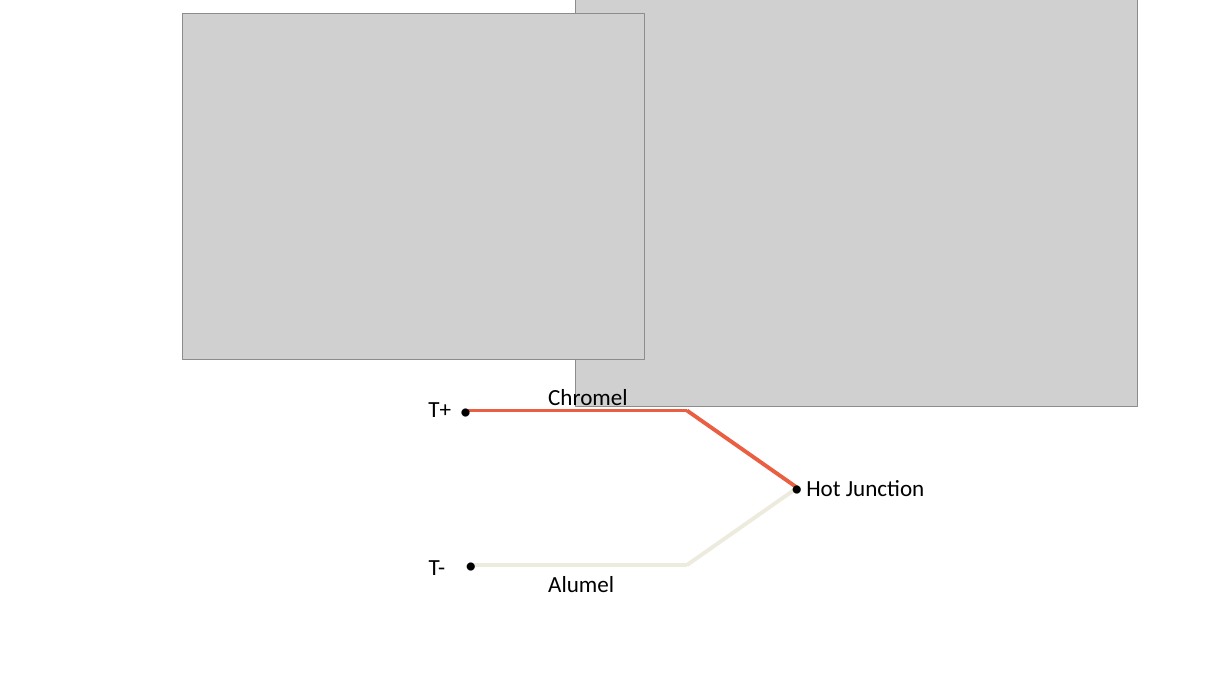
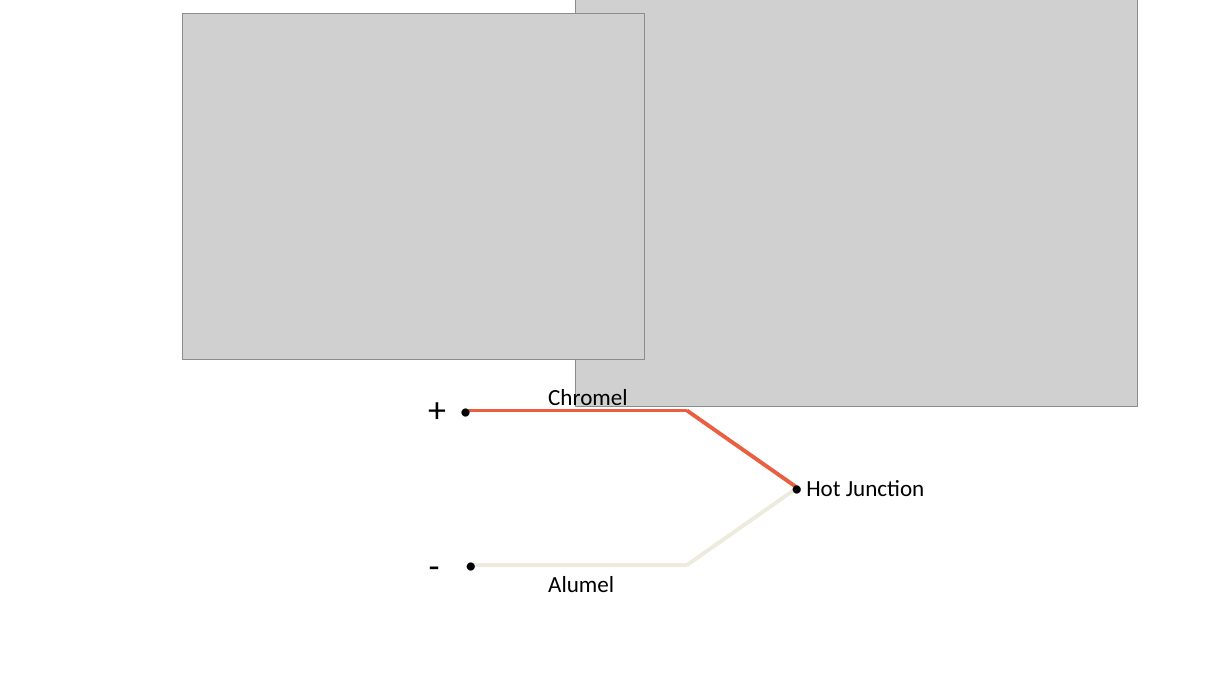
Before and after one commit to SeeedDocument/Grove-1_Wire_Themocouple_Amplifier-MAX31850K, a slide deck: slide 3 of img/pin_map.pptx. Drawn at 1232x693 pixels with LibreOffice and Linux fonts; fonts in the diff are those of the drawing; grey boxes stand for pictures. Boxes give left, top, right and bottom in pixels: in the first picture for what was removed or moved away, otherwise in the second. Text is boxed around its words. In the diff, an @@ line names an element or a change of style, - is before the commit and + after.

```diff
--- a/img/pin_map.pptx
+++ b/img/pin_map.pptx
@@ text at box(428, 402, 451, 417): text changed; size 18 to 28 pt @@
-T+
++
@@ text at box(429, 560, 445, 575): text changed; size 18 to 28 pt @@
-T-
+-
```
Also in this commit, not shown: 1 other file.
